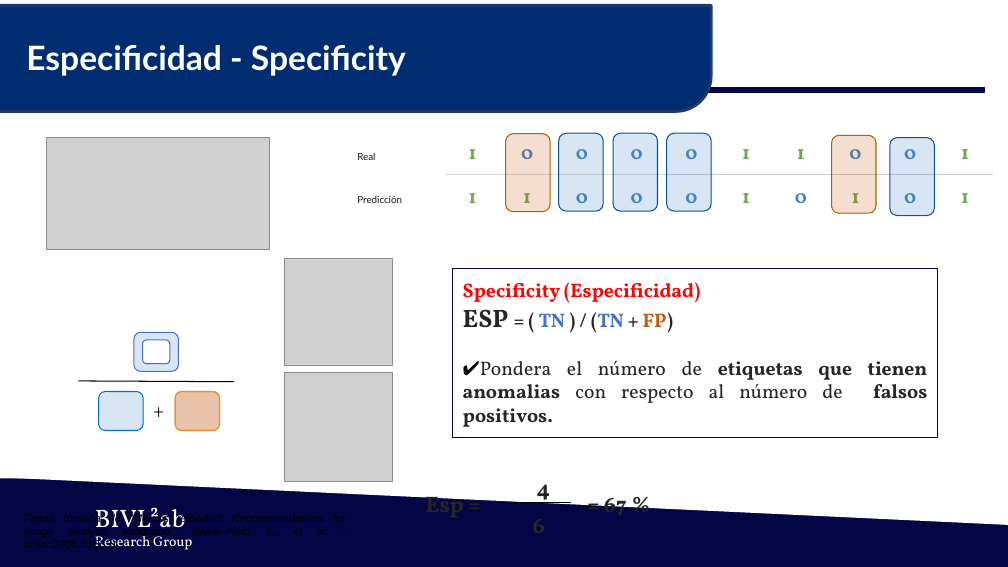
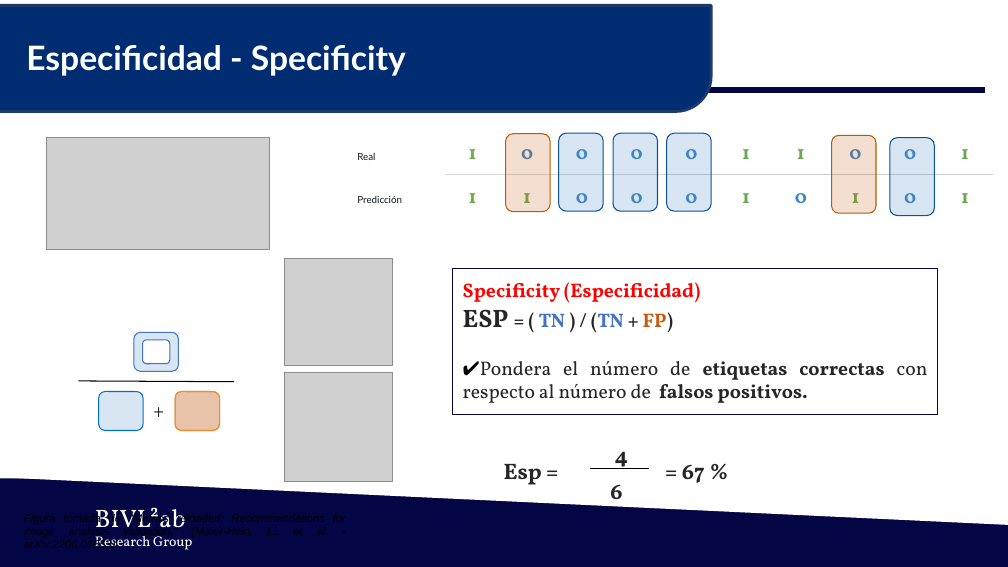
Before and after one commit to Lalo0105/ai-uis-student, a slide deck: slide 15 of 1. Lectures/pres 7 Evaluación de clasificadores.pptx. Drawn at 1008x567 pixels with LibreOffice and Linux fonts; fonts in the diff are those of the drawing; grey boxes stand for pictures; background and template pictures are left out. Boxes give left, top, right and bottom in pixels: in the first picture for what was removed or moved away, otherwise in the second. Text is boxed around its words. In the diff, an @@ line names an element or a change of style, - is before the commit and + after.

```diff
--- a/1. Lectures/pres 7 Evaluación de clasificadores.pptx
+++ b/1. Lectures/pres 7 Evaluación de clasificadores.pptx
@@ rectangle "Specificity (Especificidad)": place and size @@
-rectangle "Specificity (Especificidad)" at [453,268,937,437]
+rectangle "Specificity (Especificidad)" at [453,268,937,414]
@@ text in rectangle at [463,361,928,403]: text changed; bold off @@
-✔Pondera el número de etiquetas que tienen anomalias con respecto al número de falsos positivos.
+✔Pondera el número de etiquetas correctas con respecto al número de falsos positivos.
@@ 3 texts, 1 line: place and size @@
-3 texts, 1 line at [426,484,577,543]
+3 texts, 1 line at [504,451,649,510]
@@ text "= 67 %": place and size @@
-text "= 67 %" at [604,491,627,507]
+text "= 67 %" at [682,465,705,483]
```
Also in this commit, not shown: 10 other slides changed, 5 slides added, 3 other files.
